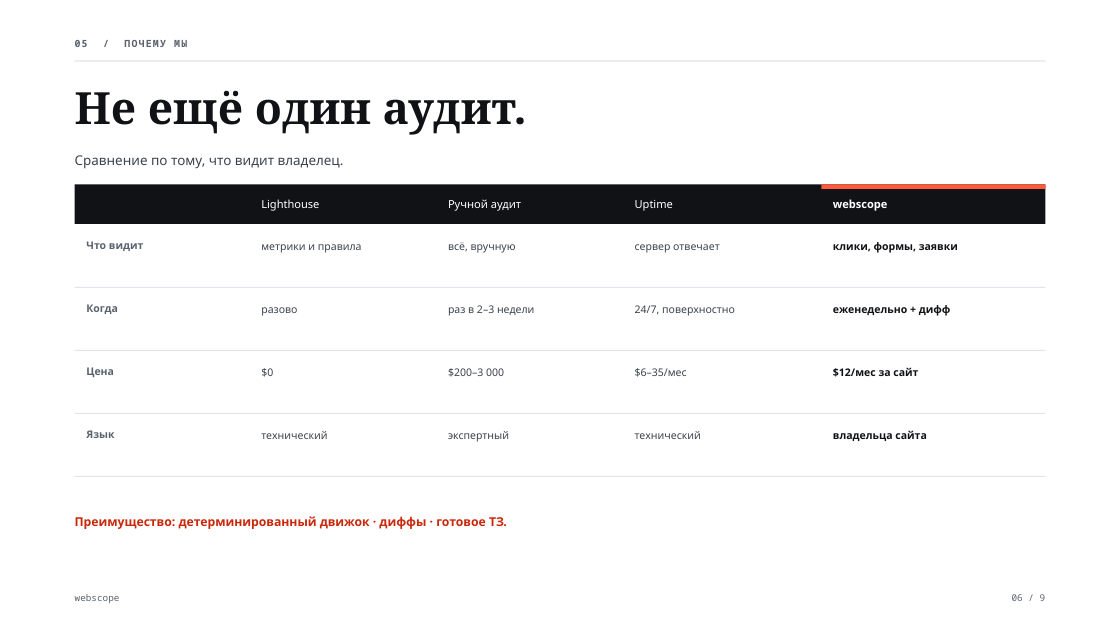
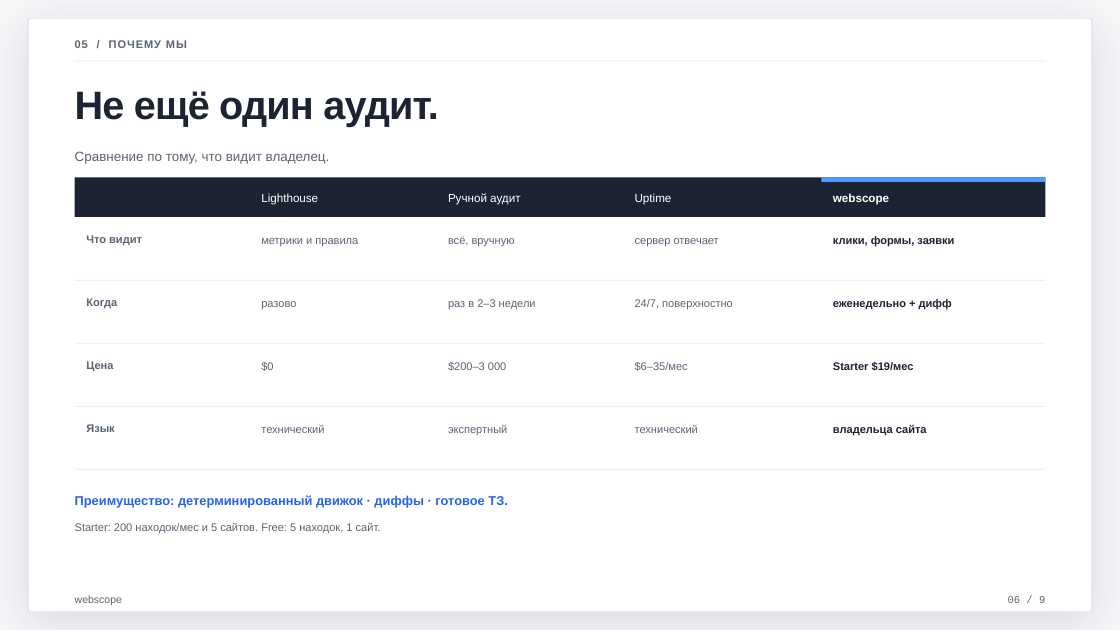
Before and after one commit to xDefox/qa-startup, a slide deck: slide 6 of pitch/webscope-pitch-3min.pptx. Drawn at 1120x630 pixels with LibreOffice and Linux fonts; fonts in the diff are those of the drawing. Boxes give left, top, right and bottom in pixels: in the first picture for what was removed or moved away, otherwise in the second. Text is boxed around its words. In the diff, an @@ line names an element or a change of style, - is before the commit and + after.

```diff
--- a/pitch/webscope-pitch-3min.pptx
+++ b/pitch/webscope-pitch-3min.pptx
@@ background #FFFFFF to #F6F7F9 @@
@@ rounded rectangle added at (28,18,1092,612), fill #FFFFFF, outline #E4E7EC 1 pt @@
@@ text "05 / ПОЧЕМУ МЫ" at (75,40,187,48): size 8.5 to 9.5 pt, font Noto Sans Mono to Arial, text colour #5A626D to #5B6474, letter spacing 1 to 0.8 pt @@
@@ text "Не ещё один аудит." at (75,91,438,127): size 38 to 34 pt, font Noto Serif to Arial, text colour #101215 to #1C2333, letter spacing 0 to -0.7 pt @@
@@ text "Сравнение по тому, что видит ..." at (75,151,330,164): font Noto Sans to Arial, text colour #3C434D to #5B6474 @@
@@ rectangle at (75,177,1046,217): fill #101215 to #1C2333 @@
@@ 2 rectangles, 1 text: place and size @@
-2 rectangles, 1 text at (75,184,1046,223)
+2 rectangles, 1 text at (75,177,1046,217)
@@ rectangle at (822,177,1046,182): fill #FF5A3C to #4F9BFF @@
@@ size 9.5 to 10 pt, font Noto Sans to Arial in 4 elements at (833,193,889,204), (635,193,672,204), (261,193,318,204), (448,193,520,204) @@
@@ rectangle removed at (75,287,1046,288) @@
@@ text at (833,362,914,371): text changed; size 9 to 9.5 pt; font Noto Sans to Arial; text colour #101215 to #1C2333 @@
-$12/мес за сайт
+Starter $19/мес
@@ 3 rectangles: place and size @@
-3 rectangles at (75,350,1046,477)
+3 rectangles at (75,280,1046,407)
@@ fill #E2E5E9 to #EEF0F3 in 3 elements at (75,280,1046,281), (75,343,1046,344), (75,406,1046,407) @@
@@ size 9 to 9.5 pt, font Noto Sans to Arial, text colour #5A626D to #5B6474 in 4 elements at (86,235,142,245), (86,298,117,308), (86,361,113,371), (86,424,114,432) @@
@@ size 9 to 9.5 pt, font Noto Sans to Arial, text colour #3C434D to #5B6474 in 12 elements at (635,238,719,246), (635,299,733,309), (635,362,688,371), (635,425,698,433), (261,238,358,246), (261,301,296,309), (448,236,515,246), (448,299,536,309), (261,362,273,371), (448,362,506,371), (261,425,324,433), (448,425,507,435) @@
@@ size 9 to 9.5 pt, font Noto Sans to Arial, text colour #101215 to #1C2333 in 3 elements at (833,236,954,246), (833,299,952,309), (833,424,927,435) @@
@@ rectangle added at (75,469,1046,470), fill #EEF0F3 @@
@@ text "Преимущество: детерминированный движок · диффы ...": place and size @@
-text "Преимущество: детерминированный движок · диффы ..." at (75,516,507,529)
+text "Преимущество: детерминированный движок · диффы ..." at (75,495,507,508)
@@ text "Преимущество: детерминированный движок · диффы ..." at (75,495,507,508): size 10.5 to 11 pt, font Noto Sans to Arial, text colour #C9280B to #2563EB @@
@@ text added at (75,523,381,533), 9.5 pt, text #5B6474 @@
+Starter: 200 находок/мес и 5 сайтов. Free: 5 находок, 1 сайт.
@@ text "webscope" at (75,595,122,605): size 8 to 9 pt, font Noto Sans Mono to Arial, text colour #5A626D to #5B6474 @@
@@ text "06 / 9" at (1008,596,1045,603): size 8 to 9 pt, font Noto Sans Mono to Courier New, text colour #5A626D to #5B6474 @@
```
Also in this commit, not shown: 8 other slides changed, 4 slides added, 19 other files.
